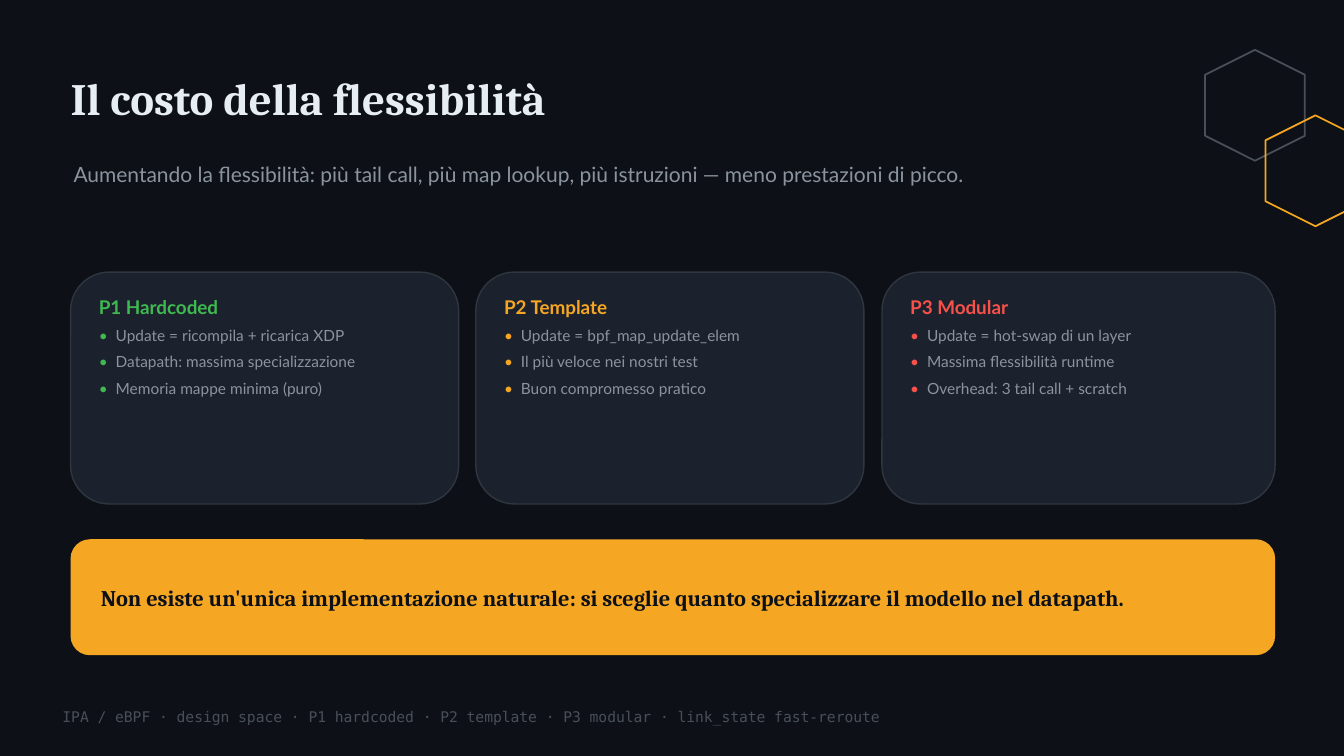
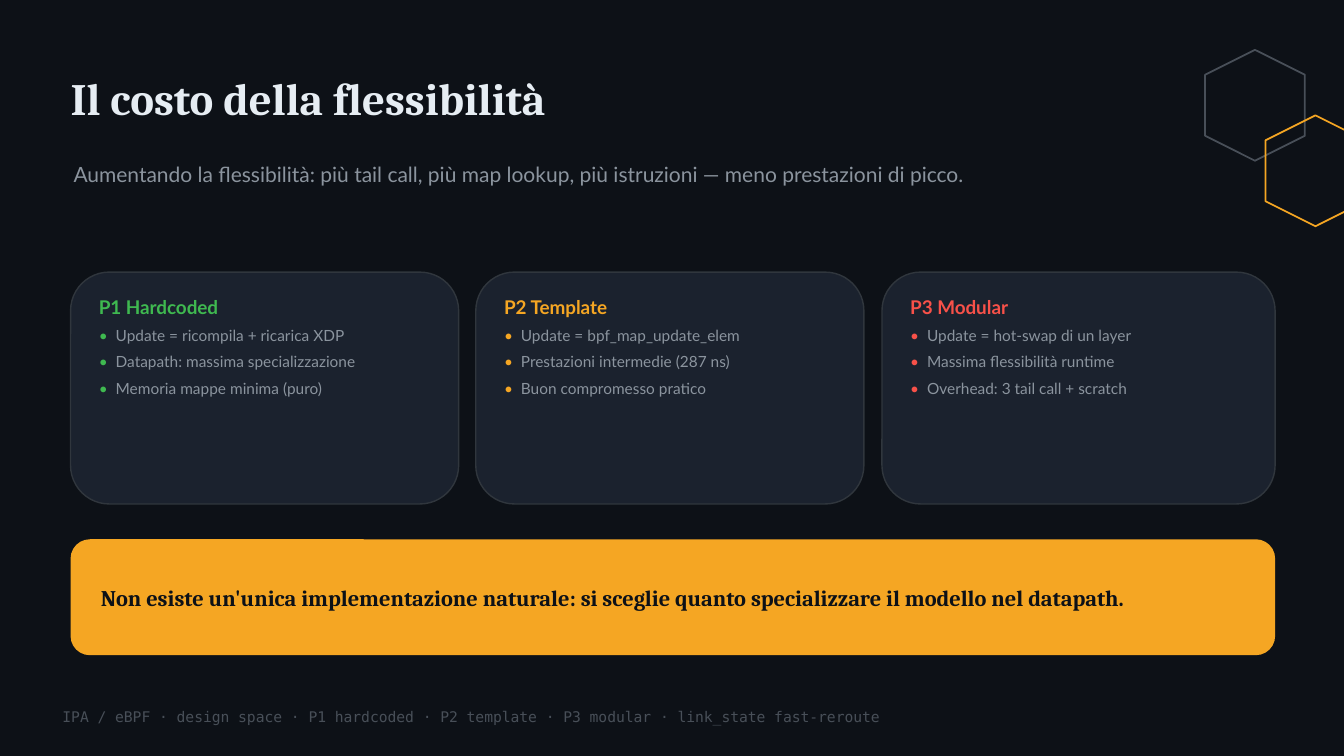
Before and after one commit to ettore-cantile/ipa_lab, a slide deck: slide 17 of docs/IPA_eBPF_pipelines.pptx. Drawn at 1344x756 pixels with LibreOffice and Linux fonts; fonts in the diff are those of the drawing. Boxes give left, top, right and bottom in pixels: in the first picture for what was removed or moved away, otherwise in the second. Text is boxed around its words. In the diff, an @@ line names an element or a change of style, - is before the commit and + after.

```diff
--- a/docs/IPA_eBPF_pipelines.pptx
+++ b/docs/IPA_eBPF_pipelines.pptx
@@ text at (521, 355, 730, 369): text changed @@
-• Il più veloce nei nostri test
+• Prestazioni intermedie (287 ns)
```
Also in this commit, not shown: 2 other slides changed, 3 other files.
